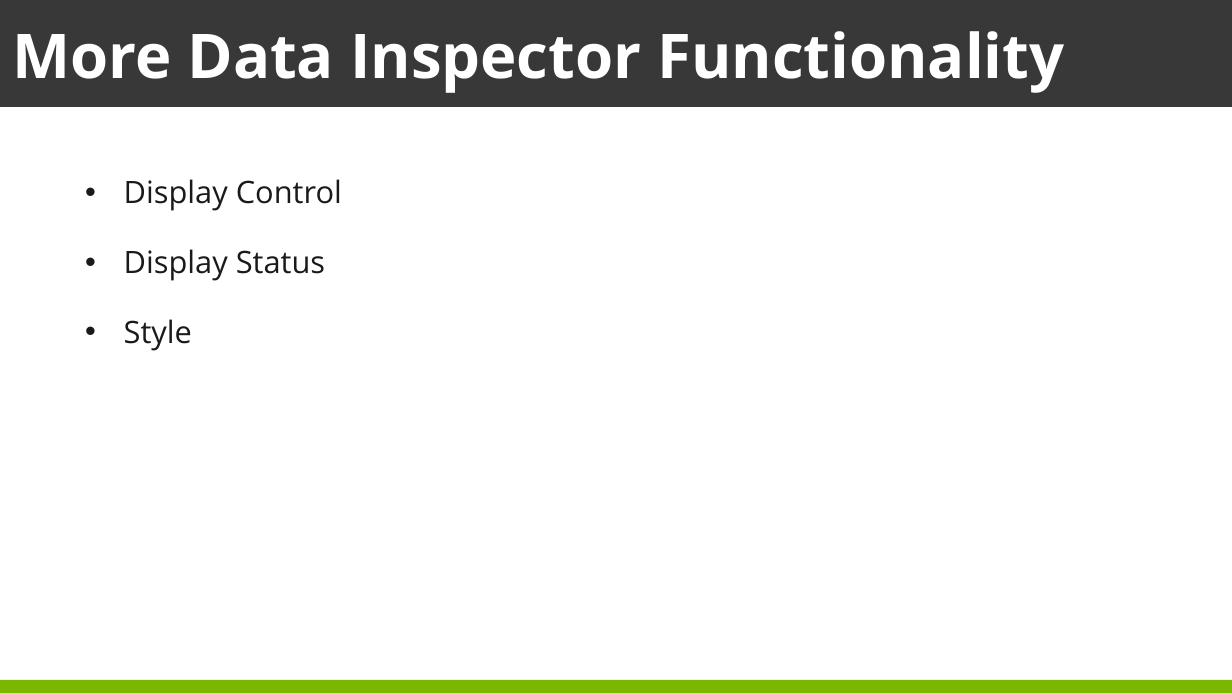
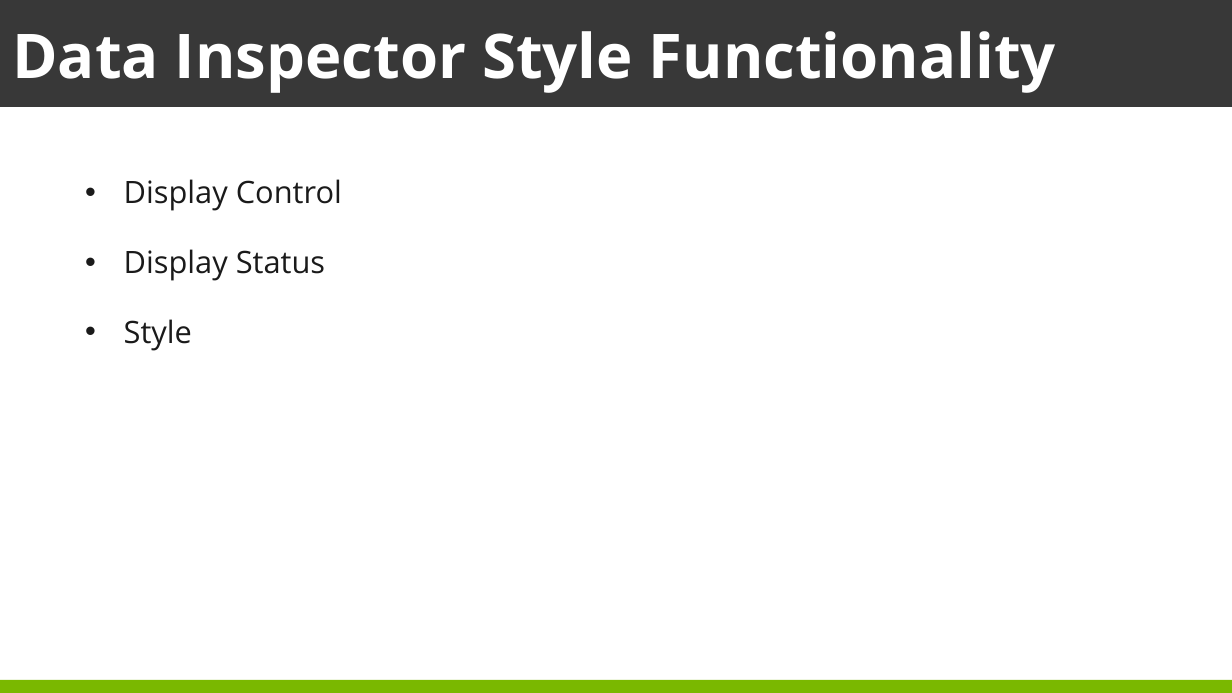
Before and after one commit to safesoftware/FMETraining, a slide deck: slide 16 of DesktopBasic1Basics/DataTranslationBasics.pptx. Drawn at 1232x693 pixels with LibreOffice and Linux fonts; fonts in the diff are those of the drawing. Boxes give left, top, right and bottom in pixels: in the first picture for what was removed or moved away, otherwise in the second. Text is boxed around its words. In the diff, an @@ line names an element or a change of style, - is before the commit and + after.

```diff
--- a/DesktopBasic1Basics/DataTranslationBasics.pptx
+++ b/DesktopBasic1Basics/DataTranslationBasics.pptx
@@ text in rectangle at bbox=[12, 31, 1056, 93]: text changed @@
-More Data Inspector Functionality
+Data Inspector Style Functionality
```
Also in this commit, not shown: 47 other files.
